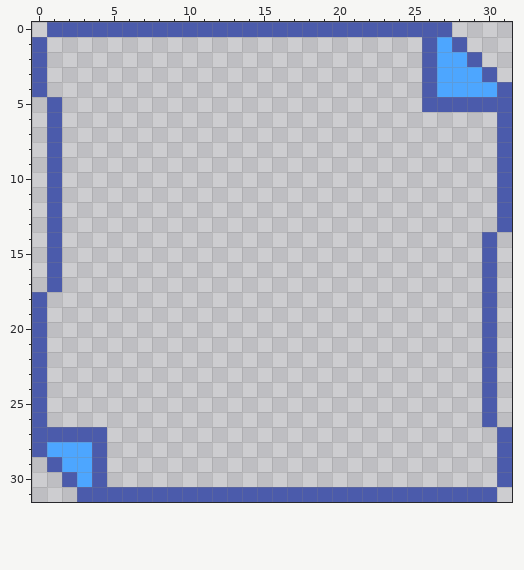
File history of a pixel-art sprite, GMTKGameJam2023/Assets/Interface/Sprites/Object Blueprints/Blueprint_Border.png. Above is the file before it was changed.
The file is 64x64 pixels, drawn in blocks of 2x2; one block is one cell here.
Once edited:
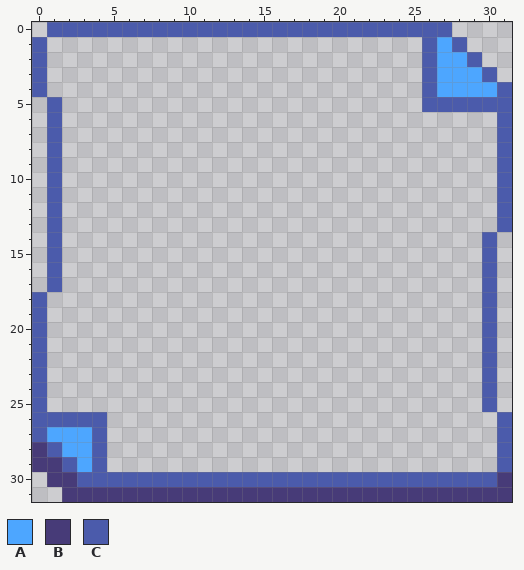
Palette (. is transparent): A #4da6ff  B #473b78  C #4b5bab
From old to new:
y 26: x 1..4 .... -> CCCC; x 30..31 C. -> .C
y 27: x 1..3 CCC -> AAA
y 28: x 0..1 CA -> BC
y 29: x 0..2 .CA -> BBC
y 30: x 1..3 .CA -> BBC; x 5..31 ..........................C -> CCCCCCCCCCCCCCCCCCCCCCCCCCB
y 31: x 2..31 .CCCCCCCCCCCCCCCCCCCCCCCCCCCC. -> BBBBBBBBBBBBBBBBBBBBBBBBBBBBBB
Changed places in both pictures, as pixel boxes (x1, y1, x2, y2):
changed: (32, 412, 512, 502)
